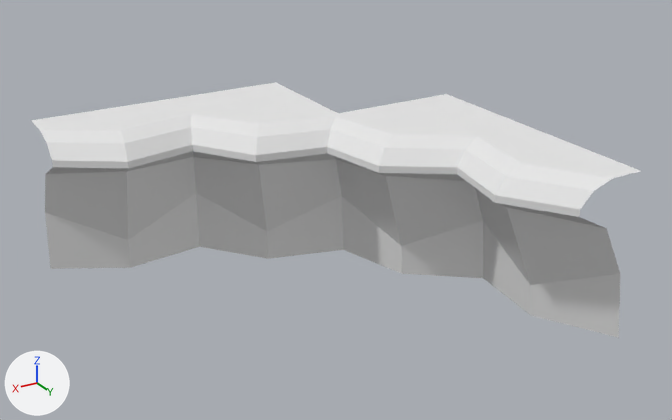
Two versions of the OBJ model Assets/MapEditor/modular_terrain_collection/Cliff_Terrain_Corner_Inner_3x3_Top.obj, one commit apart.
Both versions are drawn from a 50 mm camera at (2.93, 5.18, 3.27) aimed at (-0.15, 0.04, 0.7). The lights are fixed; the arrows at lower left show +X, +Y and +Z. Where no turn or scale is listed for an object, it has been applied to the vertices.
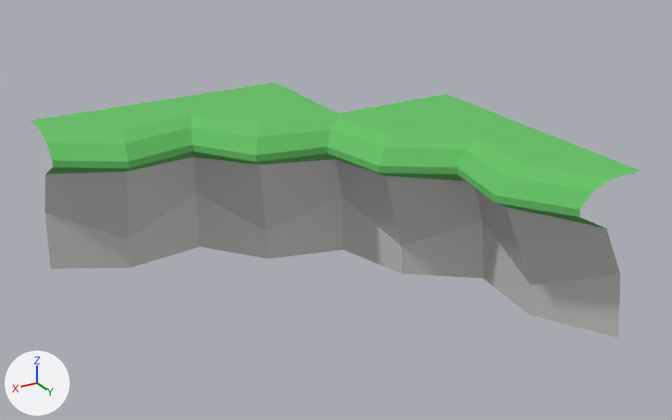
Location of each change, [x1, y1, x2, y2] in pixels of the pictures (672 x 420 px):
'object1', recoloured
    both: [31, 82, 640, 338]

Patch to the scene script:
```diff
--- a/Assets/MapEditor/modular_terrain_collection/Cliff_Terrain_Corner_Inner_3x3_Top.obj.py
+++ b/Assets/MapEditor/modular_terrain_collection/Cliff_Terrain_Corner_Inner_3x3_Top.obj.py
@@ mat_grass @@
 mat_grass = principled_material('Grass')
-mat_grass.base_color = (0.8, 0.8, 0.8)  # white #e7e7e7
+mat_grass.base_color = (0.133, 0.545, 0.133)  # green #66c366
 mat_grass.roughness = 1.0
@@ mat_rock @@
 mat_rock = principled_material('Rock')
-mat_rock.base_color = (0.8, 0.8, 0.8)  # white #e7e7e7
+mat_rock.base_color = (0.631, 0.624, 0.612)  # light grey #d0cfcd
 mat_rock.roughness = 1.0
```
